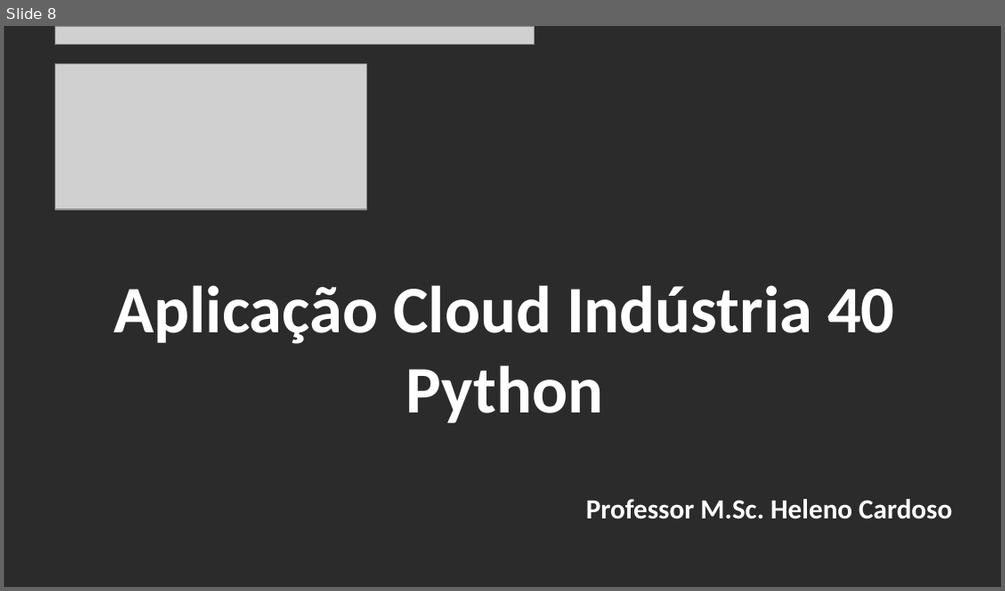
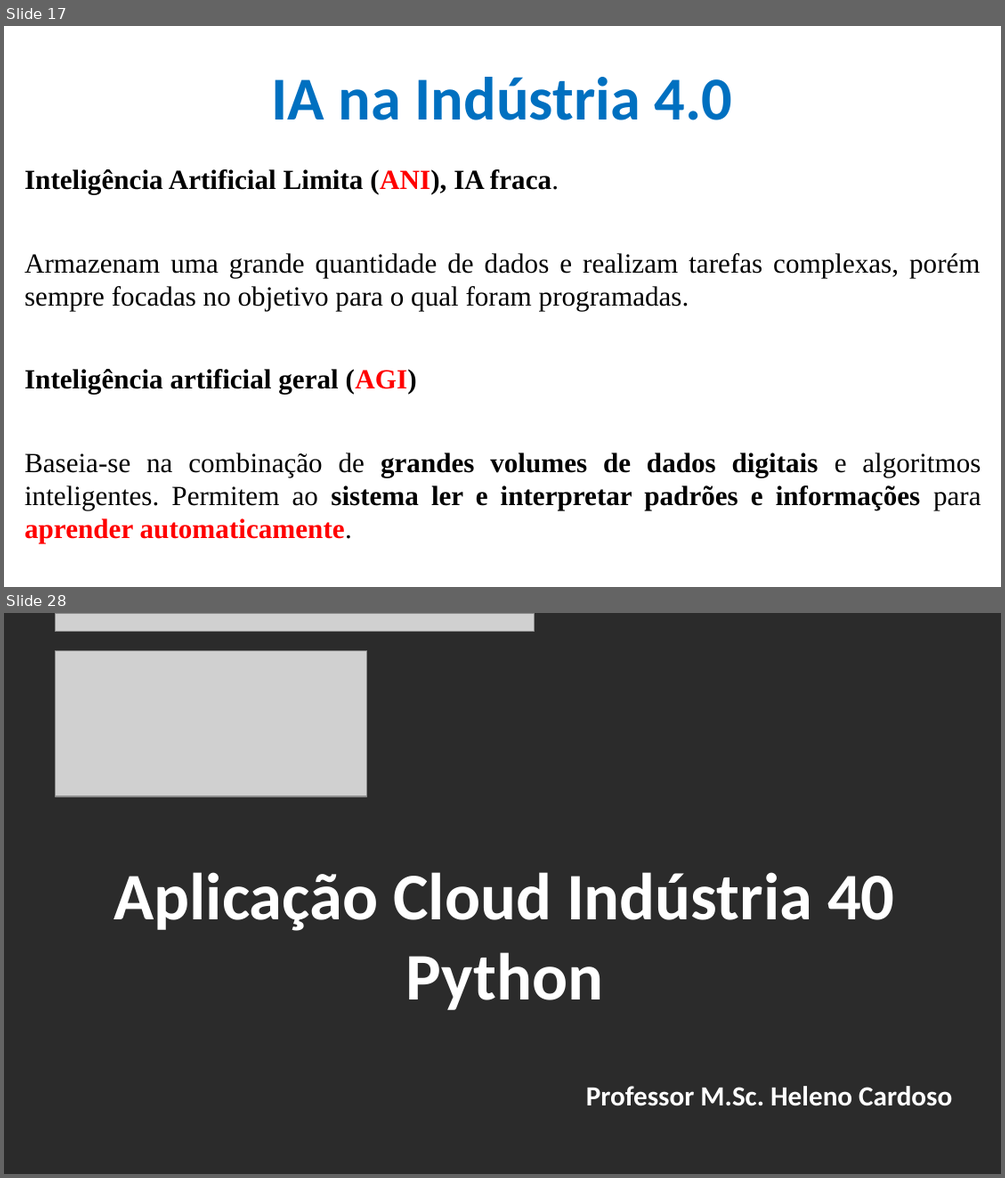
Before and after one commit to CloudEducationBrazil/WydenArea1AplicacaoCloudIndustria40Python, a slide deck: 01 Classes/Aula 08 - Aplicação Cloud Indústria 40 Python IoT - Tecnologias Emergentes.pptx. Shown one above the other, each under a label of ours: slide 8 before the commit, slides 17 and 28 after it; the slides between them are not shown. The pictures are 1005x591 and 1005x1178 pixels, drawn with LibreOffice and Linux fonts; fonts in the diff are those of the drawing; grey boxes stand for pictures; background and template pictures are left out; a plain dark background stands for a picture behind light text. Boxes give left, top, right and bottom in pixels: in the first picture for what was removed or moved away, otherwise in the second. Text is boxed around its words. In the diff, an @@ line names an element or a change of style, - is before the commit and + after.

Commit message:
Aula 08 Cloud IoT Python Indústria 4.0 08maio2023

```diff
--- a/01 Classes/Aula 08 - Aplicação Cloud Indústria 40 Python IoT - Tecnologias Emergentes.pptx
+++ b/01 Classes/Aula 08 - Aplicação Cloud Indústria 40 Python IoT - Tecnologias Emergentes.pptx
@@ slide 17 added at <box>4,26,1001,587</box>, background picture (left out) @@
@@ title added at <box>272,77,732,120</box>, 44 pt, text #0070C0, bold @@
+IA na Indústria 4.0
@@ text added at <box>24,169,981,543</box>, 20 pt, text #000000 @@
+Inteligência Artificial Limita (ANI), IA fraca.
+Armazenam uma grande quantidade de dados e realizam tarefas complexas, porém sempre focadas no objetivo para o qual foram programadas.
+Inteligência artificial geral (AGI)
+Baseia-se na combinação de grandes volumes de dados digitais e algoritmos inteligentes. Permitem ao sistema ler e interpretar padrões e informações para aprender automaticamente.
@@ what was slide 8 is now slide 28 @@
```
Also in this commit, not shown: 4 slides changed, 21 other slides added, 2 slides removed, 5 other files.
